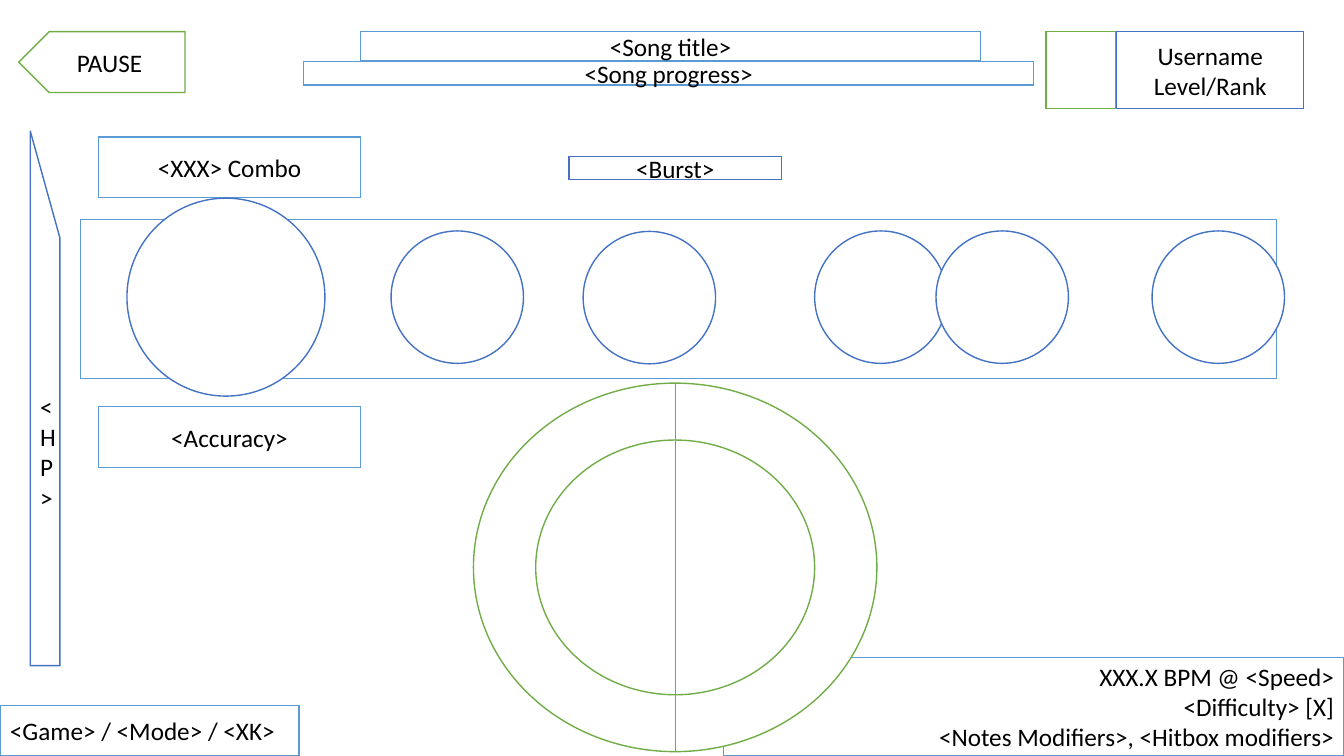
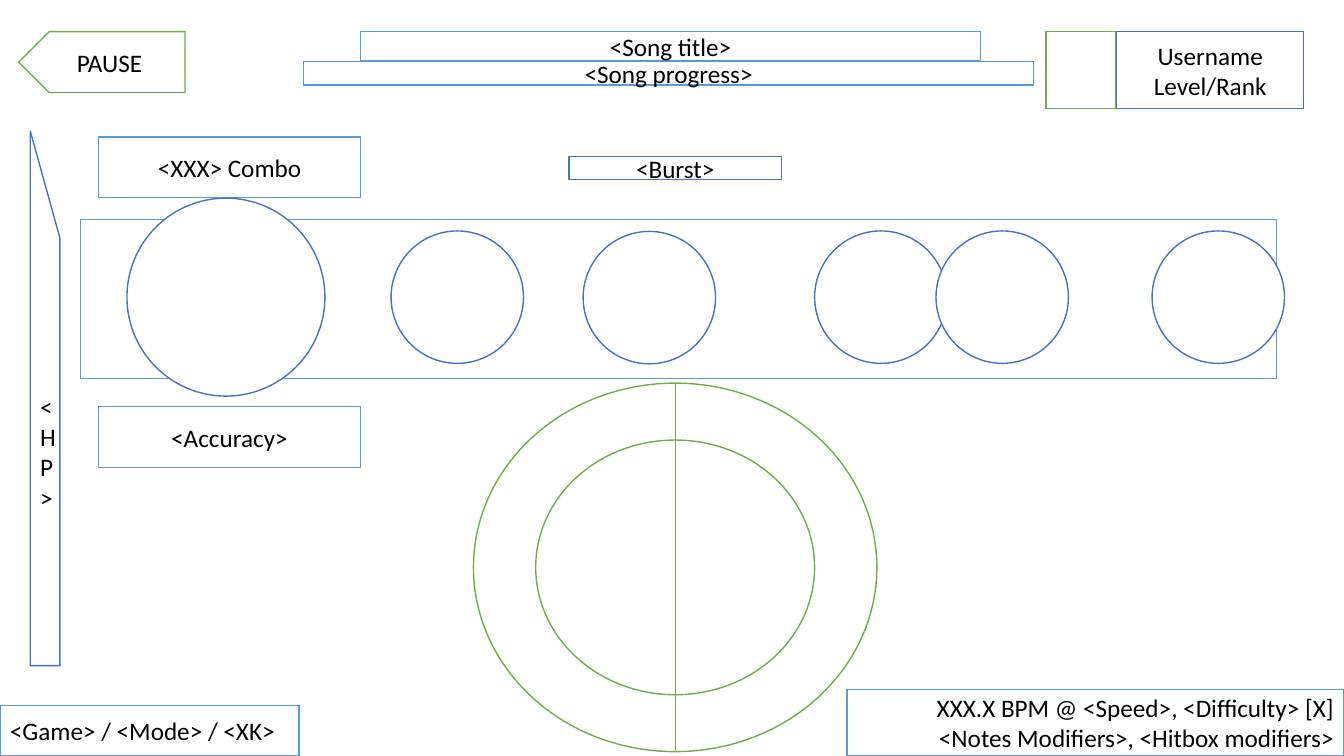
Before and after one commit to anhlehoang410/beats2, a slide deck: slide 17 of beats2/Docs/Beats2 - Design Spec.pptx (slide 24 before the commit). Drawn at 1344x756 pixels with LibreOffice and Linux fonts; fonts in the diff are those of the drawing. Boxes give left, top, right and bottom in pixels: in the first picture for what was removed or moved away, otherwise in the second. Text is boxed around its words. In the diff, an @@ line names an element or a change of style, - is before the commit and + after.

```diff
--- a/beats2/Docs/Beats2 - Design Spec.pptx
+++ b/beats2/Docs/Beats2 - Design Spec.pptx
@@ rectangle "XXX.X BPM @ <Speed>, <Difficulty> ...": place and size @@
-rectangle "XXX.X BPM @ <Speed>, <Difficulty> ..." at (724, 657, 1344, 755)
+rectangle "XXX.X BPM @ <Speed>, <Difficulty> ..." at (847, 690, 1344, 755)
@@ text in rectangle at (937, 698, 1334, 750): text changed @@
-XXX.X BPM @ <Speed>
-<Difficulty> [X]
-<Notes Modifiers>, <Hitbox modifiers>
+XXX.X BPM @ <Speed>, <Difficulty> [X]
+<Notes Modifiers>, <Hitbox modifiers>
```
Also in this commit, not shown: 17 other slides changed, 6 slides removed, 7 other files.
